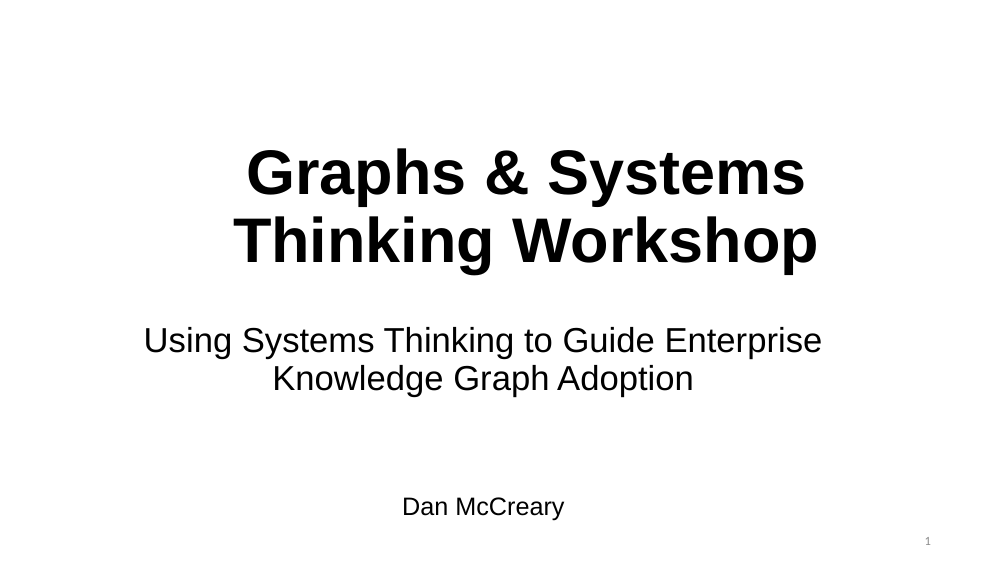
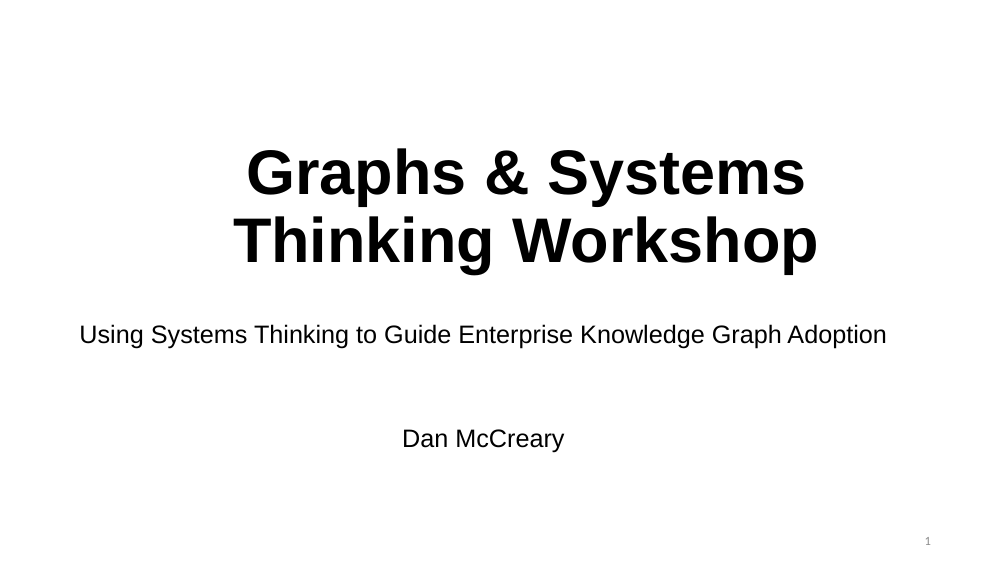
Before and after one commit to dmccreary/graph-systems-thinking, a slide deck: slide 1 of presentations/Graph-Systems-Thinking-Half-Day-Workshop.pptx. Drawn at 1008x567 pixels with LibreOffice and Linux fonts; fonts in the diff are those of the drawing; background and template pictures are left out. Boxes give left, top, right and bottom in pixels: in the first picture for what was removed or moved away, otherwise in the second. Text is boxed around its words. In the diff, an @@ line names an element or a change of style, - is before the commit and + after.

```diff
--- a/presentations/Graph-Systems-Thinking-Half-Day-Workshop.pptx
+++ b/presentations/Graph-Systems-Thinking-Half-Day-Workshop.pptx
@@ subtitle "Using Systems Thinking to Guide ..." at (79, 324, 886, 453): size 33 to 24 pt in "Using Systems Thinking to Guide Enterprise Knowledge ..."; line spacing 0.9 to 0.8 @@
```
Also in this commit, not shown: 5 other slides changed, 1 slide added, 3 slides removed, 6 other files.
